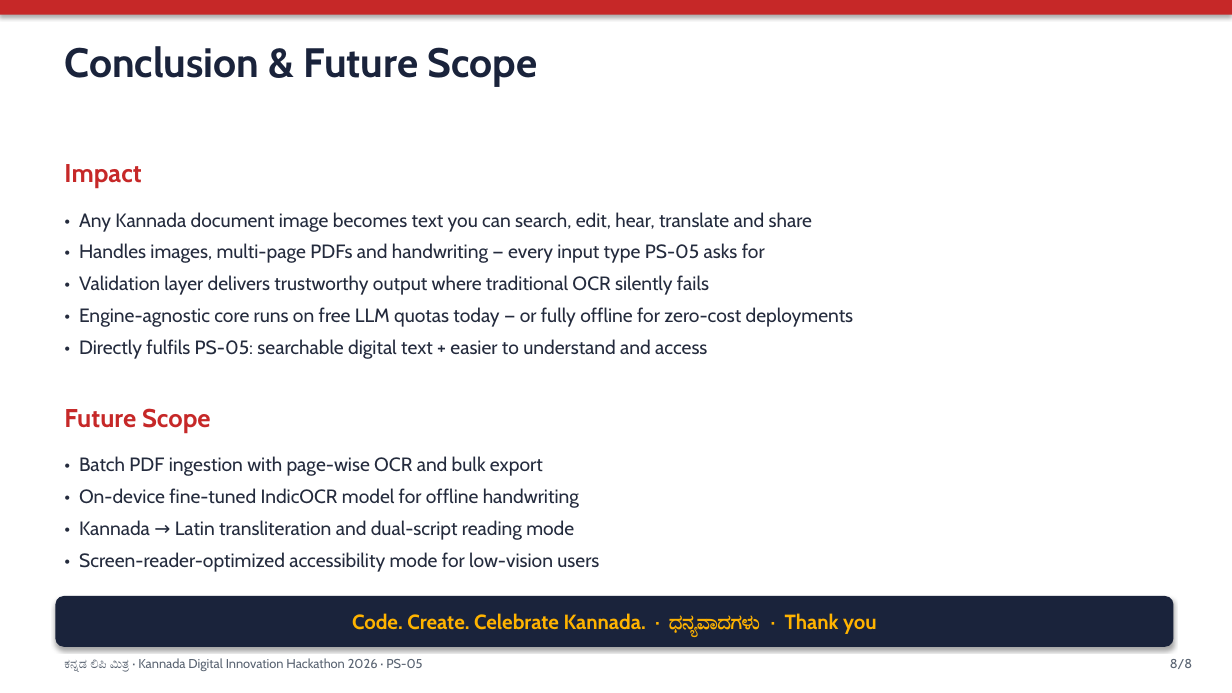
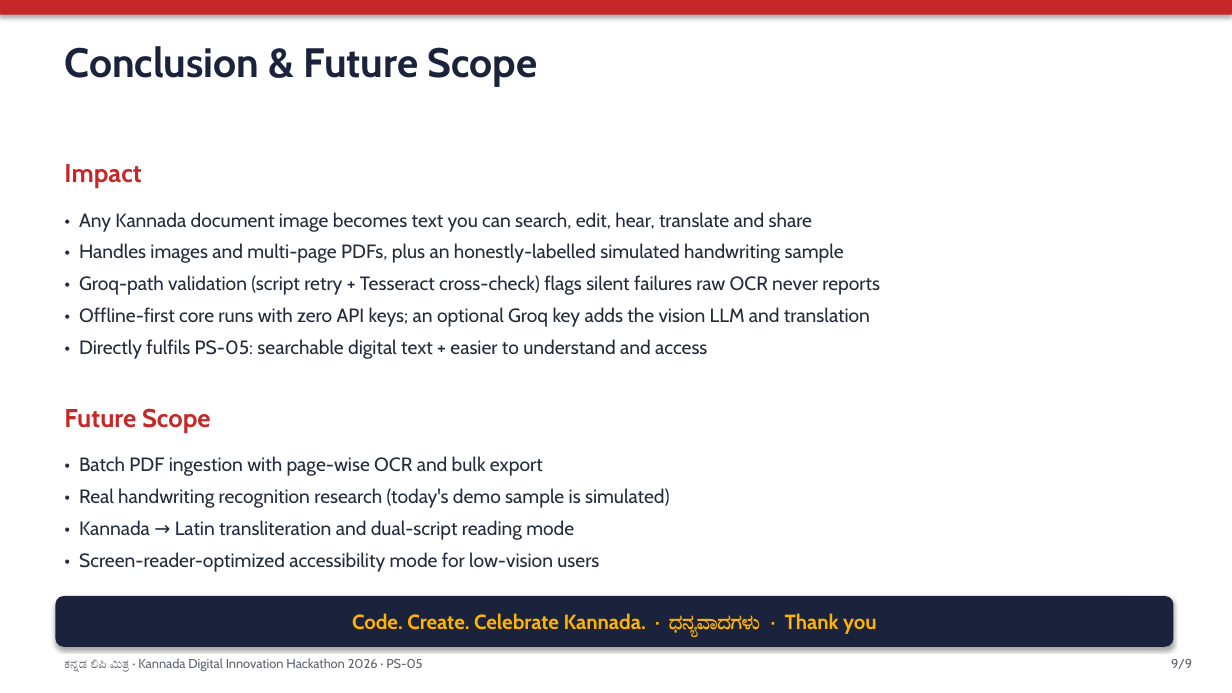
Before and after one commit to Ritika-Bhati-2266/Kannada-Text-Digitization, a slide deck: slide 9 of docs/Kannada_Lipi_Mitra_Presentation.pptx (slide 8 before the commit). Drawn at 1232x693 pixels with LibreOffice and Linux fonts; fonts in the diff are those of the drawing. Boxes give left, top, right and bottom in pixels: in the first picture for what was removed or moved away, otherwise in the second. Text is boxed around its words. In the diff, an @@ line names an element or a change of style, - is before the commit and + after.

Commit message:
feat: Docker runtime for Render, multi-stage image, honest accuracy docs
- render.yaml: runtime docker + dockerfilePath, drop native Python build
- Dockerfile: Node frontend build -> python:3.12-slim + tesseract-ocr-kan
- .dockerignore: exclude **/.env (backend/.env leak), .git, node_modules
- README: Docker deploy path, Measured Accuracy (4 synthetic, CER only)
- make_ppt: Docker tech stack; regenerate pptx; sample 4 labelled simulated

```diff
--- a/docs/Kannada_Lipi_Mitra_Presentation.pptx
+++ b/docs/Kannada_Lipi_Mitra_Presentation.pptx
@@ text at [79,243,880,327]: text changed @@
-• Handles images, multi-page PDFs and handwriting — every input type PS-05 asks for
-• Validation layer delivers trustworthy output where traditional OCR silently fails
-• Engine-agnostic core runs on free LLM quotas today — or fully offline for zero-cost deployments
+• Handles images and multi-page PDFs, plus an honestly-labelled simulated handwriting sample
+• Groq-path validation (script retry + Tesseract cross-check) flags silent failures raw OCR never reports
+• Offline-first core runs with zero API keys; an optional Groq key adds the vision LLM and translation
@@ text at [79,488,670,508]: text changed @@
-• On-device fine-tuned IndicOCR model for offline handwriting
+• Real handwriting recognition research (today's demo sample is simulated)
@@ text at [1171,659,1192,669]: text changed @@
-8/8
+9/9
```
Also in this commit, not shown: 6 other slides changed, 1 slide added, 26 other files.
